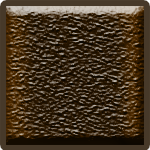
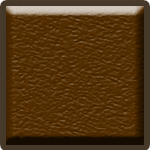
Layer changes from the first w=150, h=150 image to the second:
pixels changed over box(6, 6, 144, 145) (layer not identified)
